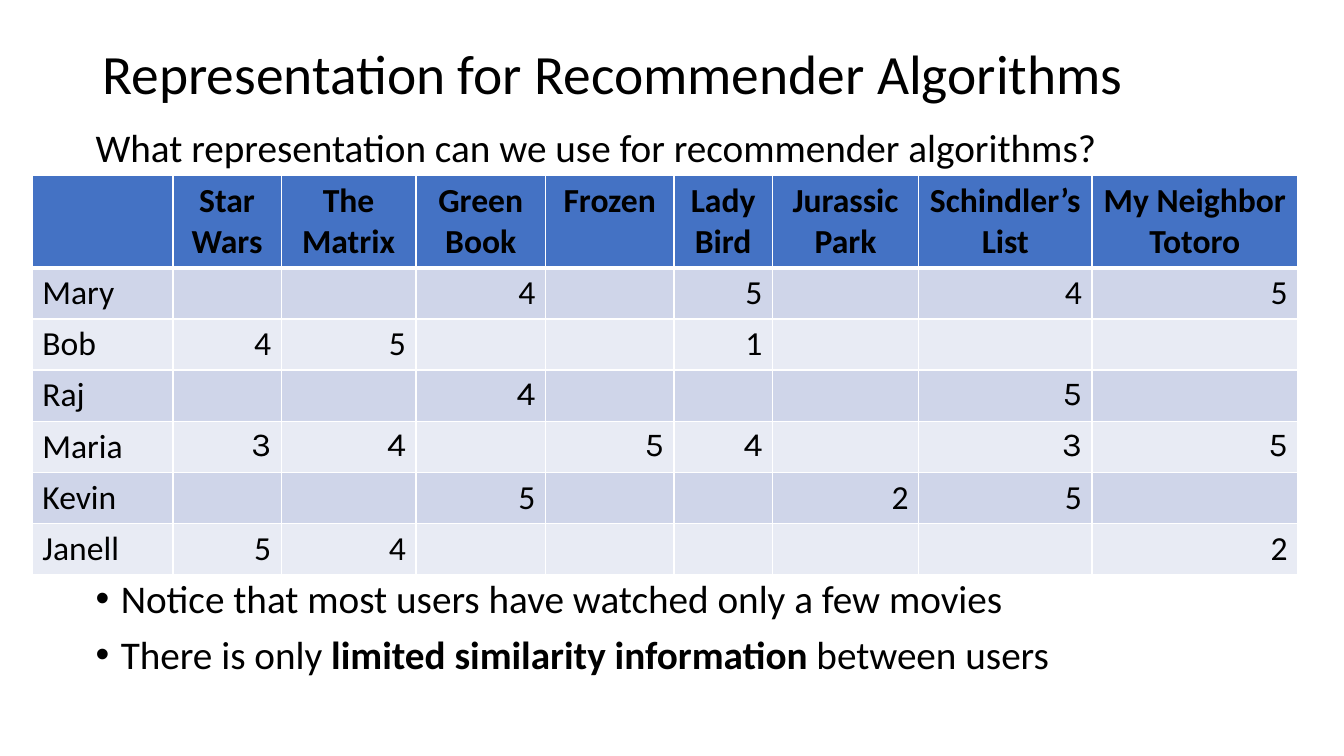
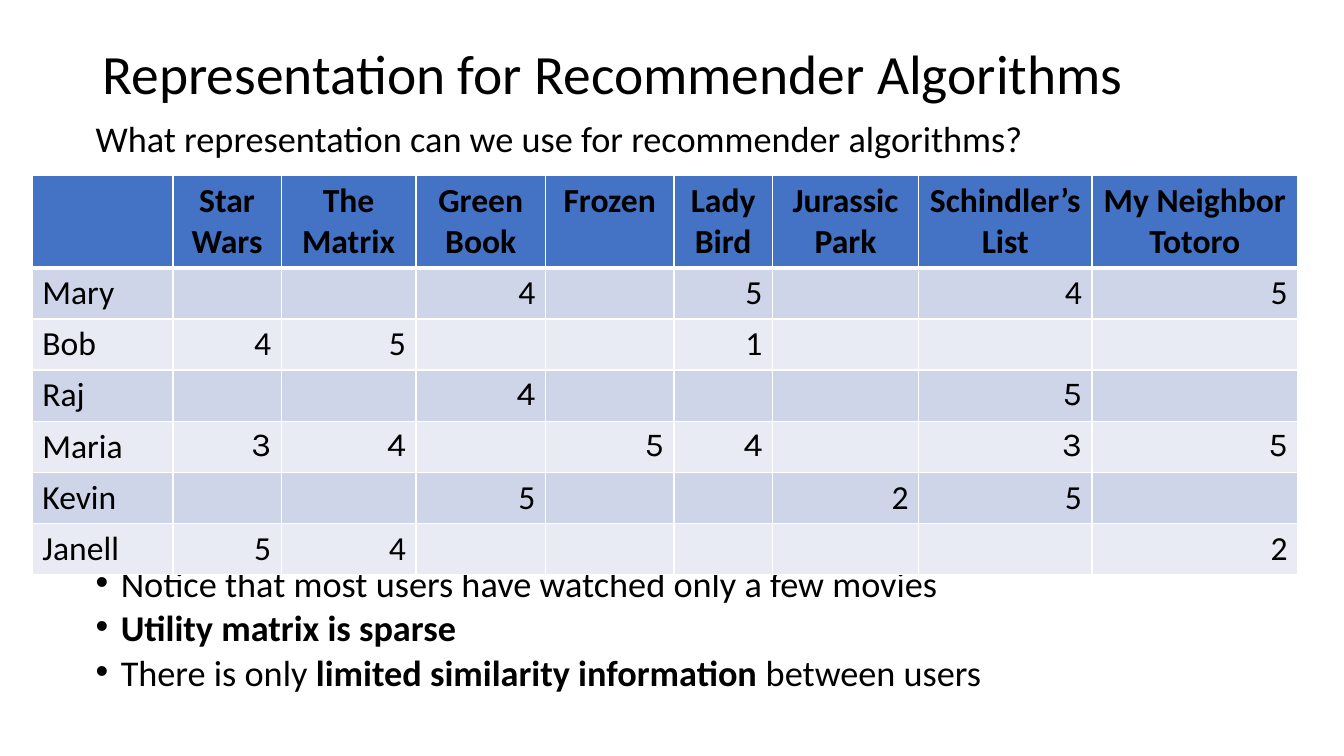
Before and after one commit to StephenElston/CSCI-E-108, a slide deck: slide 25 of slides/11_RecommenderSystems_Part1.pptx. Drawn at 1344x756 pixels with LibreOffice and Linux fonts; fonts in the diff are those of the drawing. Boxes give left, top, right and bottom in pixels: in the first picture for what was removed or moved away, otherwise in the second. Text is boxed around its words. In the diff, an @@ line names an element or a change of style, - is before the commit and + after.

```diff
--- a/slides/11_RecommenderSystems_Part1.pptx
+++ b/slides/11_RecommenderSystems_Part1.pptx
@@ text at (x1=96, y1=126, x2=1023, y2=692): size 28 to 25.9 pt in "What representation can we use for recommender ...", "Notice that most users have watched only ...", "There is only limited similarity information between ..."; line spacing 0.9 to 0.7 @@
@@ text at (x1=121, y1=615, x2=456, y2=647): paragraph added @@
+• Utility matrix is sparse
```
Also in this commit, not shown: 11 other slides changed.
